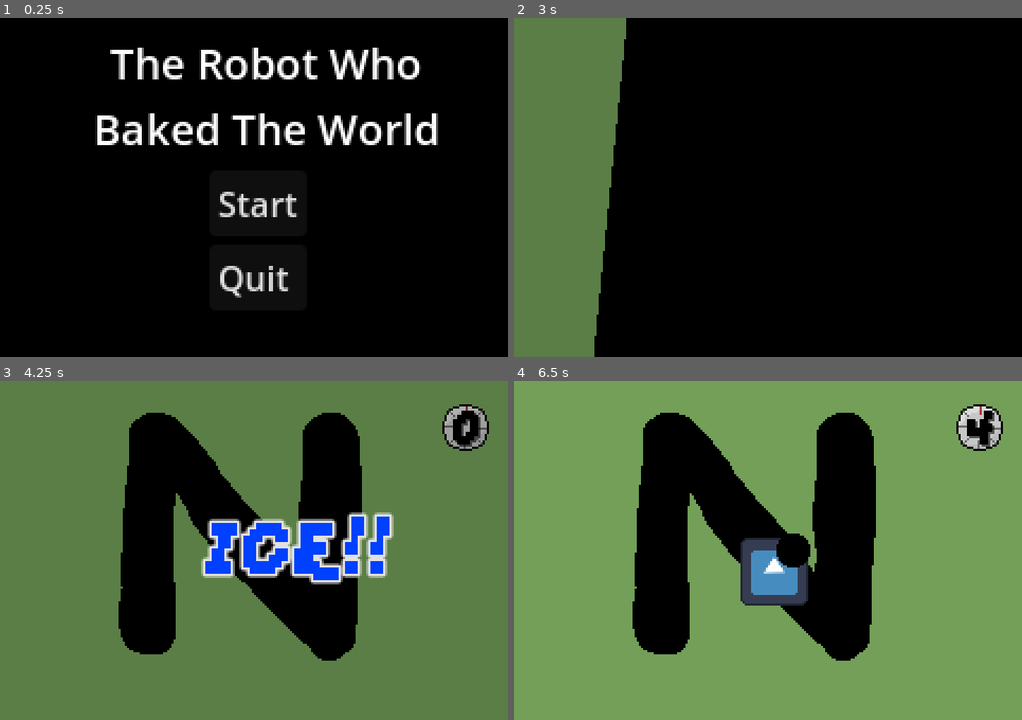
Above: before the commit, frames 1-4 (two rows, left to right).
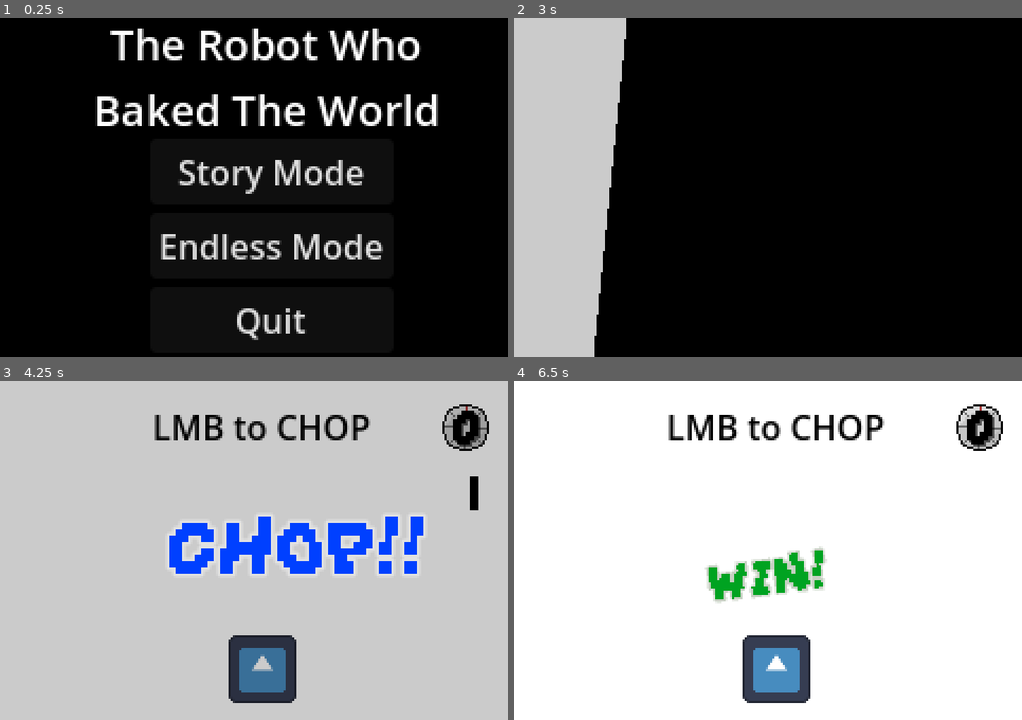
Above: after the commit, the same moments.

Repository: emmetl913/GMTK2024
Game: Godot game, scene res://menus/MainMenu.tscn
The game is run twice, just before and just after one commit, with the same random seed, the same clock (stepped at 60 frames per second) and the same inputs. The engine's default icon, where the game draws it, is replaced by a stand-in: a white triangle on a blue panel in a dark square.
Inputs (mouse positions are in pixels of both pictures, inside the frame that each line leads up to):
- Up to frame 1 (0.25 s): no input
- Up to frame 2 (3 s): click "Start" (after the commit: "Story Mode") at 0.5 s; tap Enter at 1.25 s; move the mouse to (879, 170) at 1.27 s; hold A (A) 1.28-2.03 s; tap D (D) at 1.55, 2.1 s; tap Space at 2 s; move the mouse to (666, 204) at 2.02 s; tap S (S) at 2.3 s; move the mouse to (818, 112) at 2.77 s; hold S (S) from 2.78 s (still down)
- Up to frame 3 (4.25 s): tap W (W) at 3.05, 3.6 s; move the mouse to (228, 618) at 3.52 s; release S (S) at 3.53 s; tap A (A) at 3.8 s
- Up to frame 4 (6.5 s): move the mouse to (920, 601) at 4.27 s; hold A (A) 4.28-5.03 s; tap D (D) at 4.55, 5.1 s; move the mouse to (615, 499) at 5.02 s; tap S (S) at 5.3 s; move the mouse to (793, 550) at 5.77 s; press the mouse at (793, 550) at 5.78 s; tap W (W) at 6.05 s

The runs differ from the first frame. In frame 1, 14% of the frame differs, in the area x 18-87%, y 3-95%; in frame 2, 19%; in frame 3, 96%; in frame 4, 99%, in the area x 0-100%, y 0-100%.

Commit message:
Modes, matching, shoveling

Diff:
--- a/games/CrackingGame/CrackingGame.gd
+++ b/games/CrackingGame/CrackingGame.gd
@@ -12,18 +12,26 @@
 var max_cracks : int
 var has_won : bool = false
 var has_lost : bool = false
+@onready var sprites : Array[CompressedTexture2D]
 
 # Called when the node enters the scene tree for the first time.
 func _ready():
 	timers = [5, 4, 3, 2]
 	directionMessage = "CRACK!!"
-
+	setupSprites()
+	$EggStuff/Path2D/PathFollow2D/Sprite2D.texture = sprites[0]
 	first_cracks = randi_range(1,3)
 	second_cracks = randi_range(1,3)
 	third_cracks = randi_range(1,3)
 	max_cracks = first_cracks + second_cracks + third_cracks
 	crack_label.text = "0"
 	print("First cracks: ", first_cracks, "   Second cracks: ", second_cracks, "   Third cracks: ", third_cracks)
+
+func setupSprites():
+	if GlobalVars.game_stage == 0:
+		sprites.append(load("res://assets/sprites/egg_whole.png"))
+		sprites.append(load("res://assets/sprites/egg_crackedalil.png"))
+		sprites.append(load("res://assets/sprites/egg_cracked.png"))
 
 func _input(event):
 	if event.is_action_pressed("LMB"):
@@ -46,10 +54,12 @@
 		crack_label.text = "1"
 		current_stage[0] = false
 		current_stage[1] = true
+		$EggStuff/Path2D/PathFollow2D/Sprite2D.texture = sprites[1]
 	elif total_cracks > second_cracks+first_cracks and current_stage[1]:
 		crack_label.text = "2"
 		current_stage[1] = false
 		current_stage[2] = true
+		$EggStuff/Path2D/PathFollow2D/Sprite2D.texture = sprites[2]
 	if total_cracks > max_cracks and not has_lost:
 		has_lost = true
 		$EggStuff/Path2D/PathFollow2D/Sprite2D.visible = false
--- a/games/CrackingGame/CrackingGame.tscn
+++ b/games/CrackingGame/CrackingGame.tscn
@@ -1,7 +1,9 @@
-[gd_scene load_steps=4 format=3 uid="uid://dirx1pwsdxbkp"]
+[gd_scene load_steps=6 format=3 uid="uid://dirx1pwsdxbkp"]
 
 [ext_resource type="Script" path="res://games/CrackingGame/CrackingGame.gd" id="1_s24qa"]
-[ext_resource type="Texture2D" uid="uid://ci0p7le8o6yg5" path="res://icon.svg" id="2_ikun7"]
+[ext_resource type="Texture2D" uid="uid://ba6l33kci3dfy" path="res://assets/sprites/bakery1.png" id="2_7xtao"]
+[ext_resource type="Texture2D" uid="uid://bekvl7nc0ujko" path="res://assets/sprites/egg_whole.png" id="2_tk385"]
+[ext_resource type="Texture2D" uid="uid://f363qkofjdrr" path="res://assets/sprites/table_temp.png" id="3_qng3m"]
 
 [sub_resource type="Curve2D" id="Curve2D_iq5qu"]
 _data = {
@@ -13,10 +15,10 @@
 script = ExtResource("1_s24qa")
 crack_speed = 400
 
-[node name="ColorRect" type="ColorRect" parent="."]
+[node name="ColorRect" type="TextureRect" parent="."]
 offset_right = 240.0
 offset_bottom = 160.0
-color = Color(0.65098, 0.427451, 0.92549, 1)
+texture = ExtResource("2_7xtao")
 
 [node name="EggStuff" type="Node2D" parent="."]
 
@@ -32,9 +34,16 @@
 loop = false
 
 [node name="Sprite2D" type="Sprite2D" parent="EggStuff/Path2D/PathFollow2D"]
-scale = Vector2(0.25, 0.25)
-texture = ExtResource("2_ikun7")
+texture_filter = 1
+texture = ExtResource("2_tk385")
+flip_h = true
 flip_v = true
+
+[node name="Table" type="Sprite2D" parent="."]
+texture_filter = 1
+position = Vector2(-11, 103)
+scale = Vector2(2, 2)
+texture = ExtResource("3_qng3m")
 
 [node name="Cracks" type="Label" parent="."]
 offset_left = 108.0
--- a/games/IcingGame/IcingGame.gd
+++ b/games/IcingGame/IcingGame.gd
@@ -24,9 +24,9 @@
 func _process(delta):
 	$CharacterBody2D.position = get_global_mouse_position()
 	if pattern.has_won and $WonTimeout.time_left == 0 and not has_won:
-		$WonTimeout.start()
+		super.onWin()
 		has_won = true
-	elif pattern.has_lost and not has_lost:
+	elif pattern.has_lost and not has_lost and not has_won:
 		super.onLose()
 		has_lost = true
 
--- /dev/null
+++ b/games/SeasoningGame/SeasoningGame.gd
@@ -0,0 +1,63 @@
+extends Base_Game
+
+var has_won : bool = false
+var has_lost : bool = false
+@onready var guess : Array[Sprite2D] = [null, null, null, null]
+@onready var colors : Array[Sprite2D] = [$PatternInit/Red, $PatternInit/Blue, $PatternInit/Green, $PatternInit/Purple]
+var curr_index : int = 0
+var guess_index : int = 0
+
+# Called when the node enters the scene tree for the first time.
+func _ready():
+	timers = [5,4,3,2]
+	directionMessage = "Season!!"
+	colors.shuffle()
+	print("Order: ", colors[0].name, ", ", colors[1].name, ", ", colors[2].name, ", ", colors[3].name)
+	colors[curr_index].visible = true
+	$DisplayTimer.start()
+
+# Called every frame. 'delta' is the elapsed time since the previous frame.
+func _process(delta):
+	if guess_index > 3 and arrays_have_same_content(guess, colors) and not has_won:
+		super.onWin()
+		has_won = true
+	elif guess_index > 3 and not arrays_have_same_content(guess, colors) and not has_lost:
+		super.onLose()
+		has_lost = true
+
+func arrays_have_same_content(array1, array2):
+	if array1.size() != array2.size(): return false
+	for item in array1:
+			if !array2.has(item): return false
+			if array1.count(item) != array2.count(item): return false
+	return true
+
+func _on_red_pressed():
+	guess[guess_index] = $PatternInit/Red
+	if guess_index < 4:
+		guess_index += 1
+
+func _on_blue_pressed():
+	guess[guess_index] = $PatternInit/Blue
+	if guess_index < 4:
+		guess_index += 1
+
+func _on_green_pressed():
+	guess[guess_index] = $PatternInit/Green
+	if guess_index < 4:
+		guess_index += 1
+
+func _on_purple_pressed():
+	guess[guess_index] = $PatternInit/Purple
+	if guess_index < 4:
+		guess_index += 1
+
+
+
+func _on_display_timer_timeout():
+	print("New Color")
+	curr_index += 1
+	colors[curr_index-1].visible = false
+	if curr_index < colors.size():
+		colors[curr_index].visible = true
+		$DisplayTimer.start()
--- a/games/SeasoningGame/SeasoningGame.tscn
+++ b/games/SeasoningGame/SeasoningGame.tscn
@@ -1,3 +1,91 @@
-[gd_scene format=3 uid="uid://bly1agwtbo417"]
+[gd_scene load_steps=3 format=3 uid="uid://bly1agwtbo417"]
+
+[ext_resource type="Texture2D" uid="uid://ci0p7le8o6yg5" path="res://icon.svg" id="1_kn64i"]
+[ext_resource type="Script" path="res://games/SeasoningGame/SeasoningGame.gd" id="1_qy71w"]
 
 [node name="SeasoningGame" type="Node2D"]
+script = ExtResource("1_qy71w")
+
+[node name="ColorRect" type="ColorRect" parent="."]
+offset_right = 240.0
+offset_bottom = 160.0
+color = Color(0, 0.298039, 1, 1)
+
+[node name="PatternInit" type="Node2D" parent="."]
+
+[node name="Red" type="Sprite2D" parent="PatternInit"]
+visible = false
+self_modulate = Color(1, 0, 0, 1)
+position = Vector2(121, 42)
+scale = Vector2(0.25, 0.25)
+texture = ExtResource("1_kn64i")
+
+[node name="Blue" type="Sprite2D" parent="PatternInit"]
+visible = false
+self_modulate = Color(0, 0, 1, 1)
+position = Vector2(121, 42)
+scale = Vector2(0.25, 0.25)
+texture = ExtResource("1_kn64i")
+
+[node name="Green" type="Sprite2D" parent="PatternInit"]
+visible = false
+self_modulate = Color(0, 1, 0, 1)
+position = Vector2(121, 42)
+scale = Vector2(0.25, 0.25)
+texture = ExtResource("1_kn64i")
+
+[node name="Purple" type="Sprite2D" parent="PatternInit"]
+visible = false
+self_modulate = Color(1, 0, 1, 1)
+position = Vector2(121, 42)
+scale = Vector2(0.25, 0.25)
+texture = ExtResource("1_kn64i")
+
+[node name="PatternDisplay" type="Node2D" parent="."]
+position = Vector2(-10, 75)
+
+[node name="Red" type="TextureButton" parent="PatternDisplay"]
+self_modulate = Color(1, 0, 0, 1)
+offset_left = 60.0
+offset_top = 42.0
+offset_right = 60.0
+offset_bottom = 42.0
+scale = Vector2(0.25, 0.25)
+texture_normal = ExtResource("1_kn64i")
+
+[node name="Blue" type="TextureButton" parent="PatternDisplay"]
+self_modulate = Color(0, 0, 1, 1)
+offset_left = 98.0
+offset_top = 42.0
+offset_right = 98.0
+offset_bottom = 42.0
+scale = Vector2(0.25, 0.25)
+texture_normal = ExtResource("1_kn64i")
+
+[node name="Green" type="TextureButton" parent="PatternDisplay"]
+self_modulate = Color(0, 1, 0, 1)
+offset_left = 137.0
+offset_top = 42.0
+offset_right = 137.0
+offset_bottom = 42.0
+scale = Vector2(0.25, 0.25)
+texture_normal = ExtResource("1_kn64i")
+
+[node name="Purple" type="TextureButton" parent="PatternDisplay"]
+self_modulate = Color(1, 0, 1, 1)
+offset_left = 175.0
+offset_top = 42.0
+offset_right = 175.0
+offset_bottom = 42.0
+scale = Vector2(0.25, 0.25)
+texture_normal = ExtResource("1_kn64i")
+
+[node name="DisplayTimer" type="Timer" parent="."]
+wait_time = 0.5
+one_shot = true
+
+[connection signal="pressed" from="PatternDisplay/Red" to="." method="_on_red_pressed"]
+[connection signal="pressed" from="PatternDisplay/Blue" to="." method="_on_blue_pressed"]
+[connection signal="pressed" from="PatternDisplay/Green" to="." method="_on_green_pressed"]
+[connection signal="pressed" from="PatternDisplay/Purple" to="." method="_on_purple_pressed"]
+[connection signal="timeout" from="DisplayTimer" to="." method="_on_display_timer_timeout"]
--- /dev/null
+++ b/global_vars.gd
@@ -0,0 +1,4 @@
+extends Node
+
+@export var is_endless : bool
+@export var game_stage : int
--- a/menus/MainMenu.gd
+++ b/menus/MainMenu.gd
@@ -16,4 +16,10 @@
 
 
 func _on_start_pressed():
+	GlobalVars.is_endless = false
 	get_tree().change_scene_to_file("res://worlds/MicroGamePlayer.tscn")
+
+
+func _on_endless_pressed():
+	GlobalVars.is_endless = true
+	get_tree().change_scene_to_file("res://worlds/MicroGamePlayer.tscn")
--- a/menus/MainMenu.tscn
+++ b/menus/MainMenu.tscn
@@ -23,9 +23,9 @@
 [node name="Label" type="Label" parent="."]
 layout_mode = 1
 offset_left = 44.0
-offset_top = 7.0
-offset_right = 206.0
-offset_bottom = 35.0
+offset_top = -2.0
+offset_right = 209.0
+offset_bottom = 57.0
 text = "The Robot Who
 Baked The World"
 label_settings = SubResource("LabelSettings_q24b8")
@@ -34,24 +34,29 @@
 
 [node name="VBoxContainer" type="VBoxContainer" parent="."]
 layout_mode = 0
-offset_left = 99.0
-offset_top = 72.0
-offset_right = 145.0
-offset_bottom = 138.0
+offset_left = 71.0
+offset_top = 57.0
+offset_right = 186.0
+offset_bottom = 158.0
 alignment = 1
 
 [node name="Start" type="Button" parent="VBoxContainer"]
 layout_mode = 2
-text = "Start"
-alignment = 0
+text = "Story Mode
+"
+expand_icon = true
+
+[node name="Endless" type="Button" parent="VBoxContainer"]
+layout_mode = 2
+text = "Endless Mode"
 expand_icon = true
 
 [node name="Exit" type="Button" parent="VBoxContainer"]
 layout_mode = 2
 text = "Quit
 "
-alignment = 0
 expand_icon = true
 
 [connection signal="pressed" from="VBoxContainer/Start" to="." method="_on_start_pressed"]
+[connection signal="pressed" from="VBoxContainer/Endless" to="." method="_on_endless_pressed"]
 [connection signal="pressed" from="VBoxContainer/Exit" to="." method="_on_exit_pressed"]
--- a/project.godot
+++ b/project.godot
@@ -14,6 +14,10 @@
 run/main_scene="res://menus/MainMenu.tscn"
 config/features=PackedStringArray("4.2", "Forward Plus")
 config/icon="res://icon.svg"
+
+[autoload]
+
+GlobalVars="*res://global_vars.gd"
 
 [display]
 
--- a/worlds/MicroGamePlayer.gd
+++ b/worlds/MicroGamePlayer.gd
@@ -1,5 +1,6 @@
 extends Node2D
 
+@onready var game_ind : int = 0
 @export var total_losses : int
 @export var total_wins : int
 @export var first_game_index : int
@@ -15,6 +16,7 @@
 
 # Called when the node enters the scene tree for the first time.
 func _ready():
+	GlobalVars.game_stage = 0
 	loadScenes()
 	$TimerGraphic.visible = false
 	$EndMessage.visible = false
@@ -49,9 +51,9 @@
 	gameScenes.append(preload("res://games/PullingGame/PullingGame.tscn"))
 	audio.append(preload("res://assets/sfx/pull.wav"))
 	gameScenes.append(preload("res://games/ShovelingGame/ShovelingGame.tscn"))
-	audio.append(preload("res://assets/sfx/pull.wav"))
-
-
+	audio.append(preload("res://assets/sfx/shovel.wav"))
+	gameScenes.append(preload("res://games/SeasoningGame/SeasoningGame.tscn"))
+	audio.append(preload("res://assets/sfx/season.wav"))
 
 func startGame(gameID: int):
 	game_inst = gameScenes[gameID].instantiate()
@@ -146,7 +148,14 @@
 	if (anim_name == "Enter_Cutscene"):
 		cutscene()
 	elif (anim_name == "Exit_Cutscene"):
-		startGame(randi_range(0, gameScenes.size()-1))
+		if GlobalVars.is_endless:
+			startGame(randi_range(0, gameScenes.size()-1))
+		elif not GlobalVars.is_endless:
+			if game_ind < gameScenes.size()-1:
+				game_ind += 1
+			elif game_ind == gameScenes.size()-1:
+				game_ind = 0
+			startGame(game_ind)
 	elif (anim_name == "Enter_Game"):
 		play_direction_animation(current_game_id)
 	elif (anim_name == "Exit_Game"):
Not shown, added: assets/sfx/season.wav.import
Not shown, added: assets/sfx/shovel.wav.import
Binary file added: assets/sprites/bakery1.png
Not shown, added: assets/sprites/bakery1.png.import
Binary file added: assets/sprites/egg_cracked.png
Not shown, added: assets/sprites/egg_cracked.png.import
Binary file added: assets/sprites/egg_crackedalil.png
Not shown, added: assets/sprites/egg_crackedalil.png.import
Binary file added: assets/sprites/egg_whole.png
Not shown, added: assets/sprites/egg_whole.png.import
Binary file added: assets/sprites/table_temp.png
Not shown, added: assets/sprites/table_temp.png.import
(and 2 more such lines)
